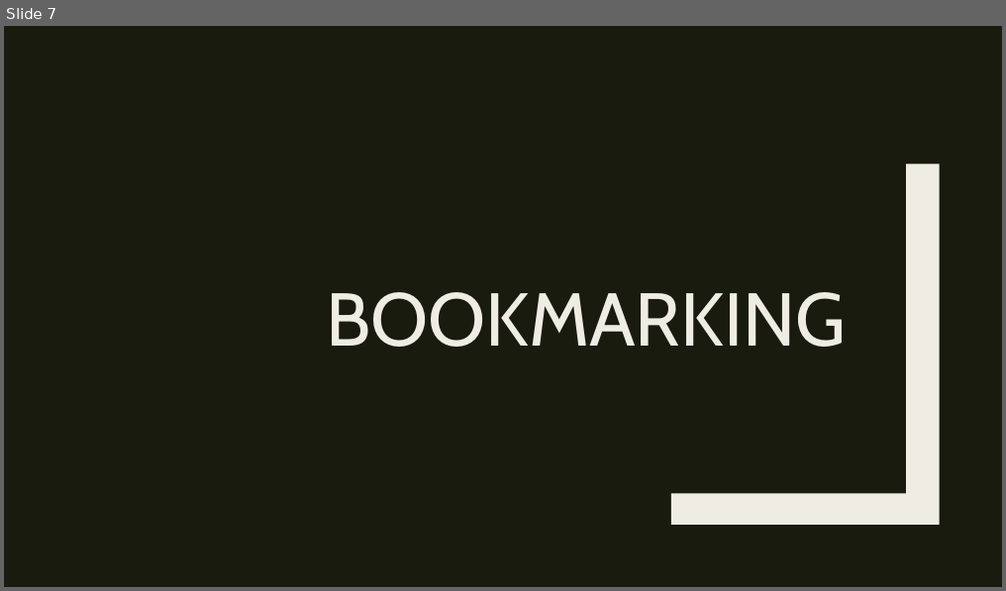
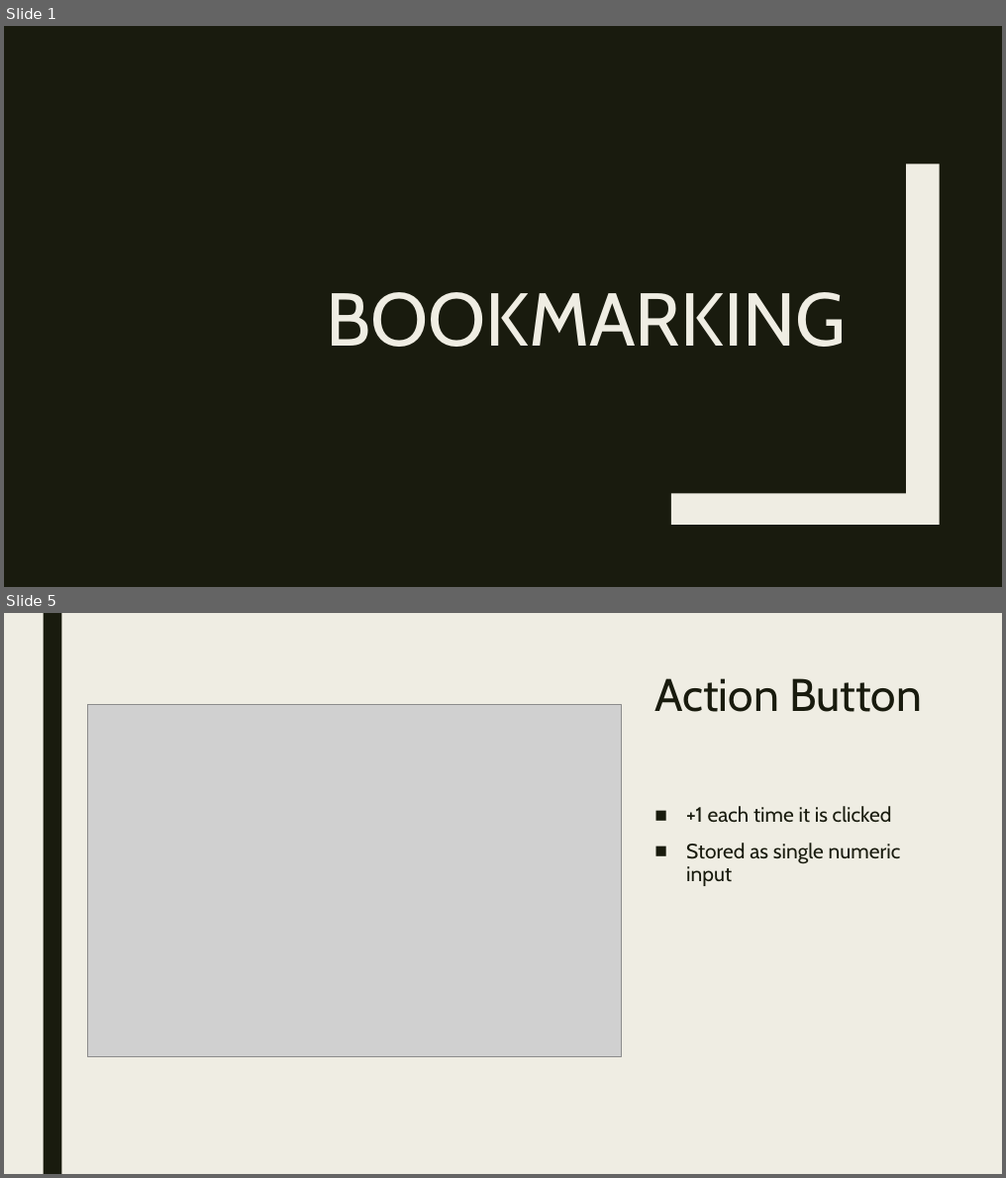
Before and after one commit to RforOperations2018/Class_4, a slide deck: Class_4.pptx. Shown one above the other, each under a label of ours: slide 7 before the commit, slides 1 and 5 after it; the slides between them are not shown. The pictures are 1006x591 and 1006x1178 pixels, drawn with LibreOffice and Linux fonts; fonts in the diff are those of the drawing; grey boxes stand for pictures. Boxes give left, top, right and bottom in pixels: in the first picture for what was removed or moved away, otherwise in the second. Text is boxed around its words. In the diff, an @@ line names an element or a change of style, - is before the commit and + after.

```diff
--- a/Class_4.pptx
+++ b/Class_4.pptx
@@ slide 5 added at (4,613,1002,1174), background #EFEDE3 @@
@@ rectangle added at (43,613,61,1174), fill #191B0E @@
@@ title added at (654,678,922,712), 44 pt, text #191B0E @@
+Action Button
@@ picture added at (88,704,622,1057) @@
@@ text added at (686,806,901,886), 20 pt, text #191B0E @@
+■ +1 each time it is clicked
+■ Stored as single numeric input
@@ what was slide 7 is now slide 1 @@
```
Also in this commit, not shown: 16 other slides added, 6 slides removed, 1 other file.
